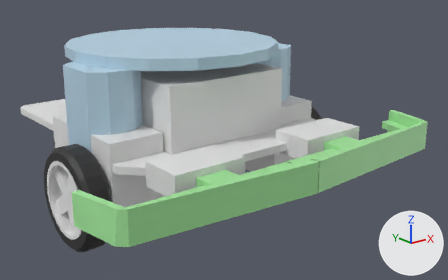
Two versions of the glTF model src/assets/models/pretyrobot.gltf, one commit apart.
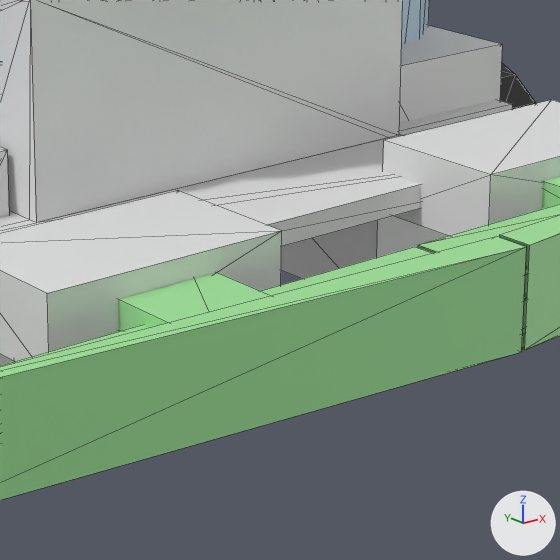
There are two pictures of each version: one whole from a 50 mm lens placed at (-0.0996, -0.148, 0.0514), pointed at (0.0077, -0.0139, -0.0023), one close up on the part from 36% to 73% of the width and 31% to 91% of the height. Arrows for +X, +Y and +Z are at lower right; the lights stay in place. The close-ups show mesh edges as thin lines. Where no turn or scale is listed for an object, it has been applied to the vertices. Vertices at the same position are counted once.

Names of what the first close-up shows: 'MAIN_BODY_IndexedFaceSet'.
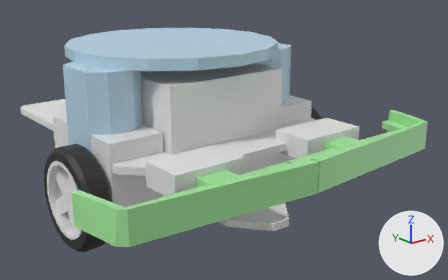
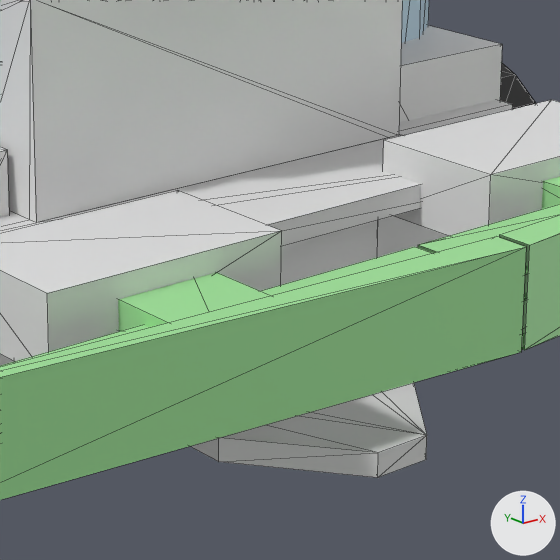
Boxes (x1, y1, x2, y2) around the edits, measured in the close-ups (560 x 560 px):
part 1 of me_main_body_indexedfaceset, added
    after: (281, 220, 378, 285)
part 2 of me_main_body_indexedfaceset, added
    after: (190, 383, 427, 478)

Edits to the bpy script that builds the scene:
```text
Change me_main_body_indexedfaceset:
    used by ob_main_body_indexedfaceset; location = (0.0, 0.0, 0.0)
    remove me_main_body_indexedfaceset.from_pydata(...)  # 884 vertices, 1568 faces; spans x -0.0515..0.0516, y -0.058..0.0455, z -0.0224..0.0255
    add me_main_body_indexedfaceset.from_pydata(...)  # 908 vertices, 1608 faces; spans x -0.0515..0.0516, y -0.058..0.0455, z -0.0224..0.0255
    me_main_body_indexedfaceset part 1: a new loose piece, a box spanning x -0.0085..0.0085, y -0.0343..-0.0267, z -0.0156..0.0016, in mat_mainbody (white #e7e7e7)
    me_main_body_indexedfaceset part 2: a new loose piece of 16 vertices spanning x -0.01..0.01, y -0.0465..-0.024, z -0.0159..-0.0139, in mat_mainbody (white #e7e7e7)
```
